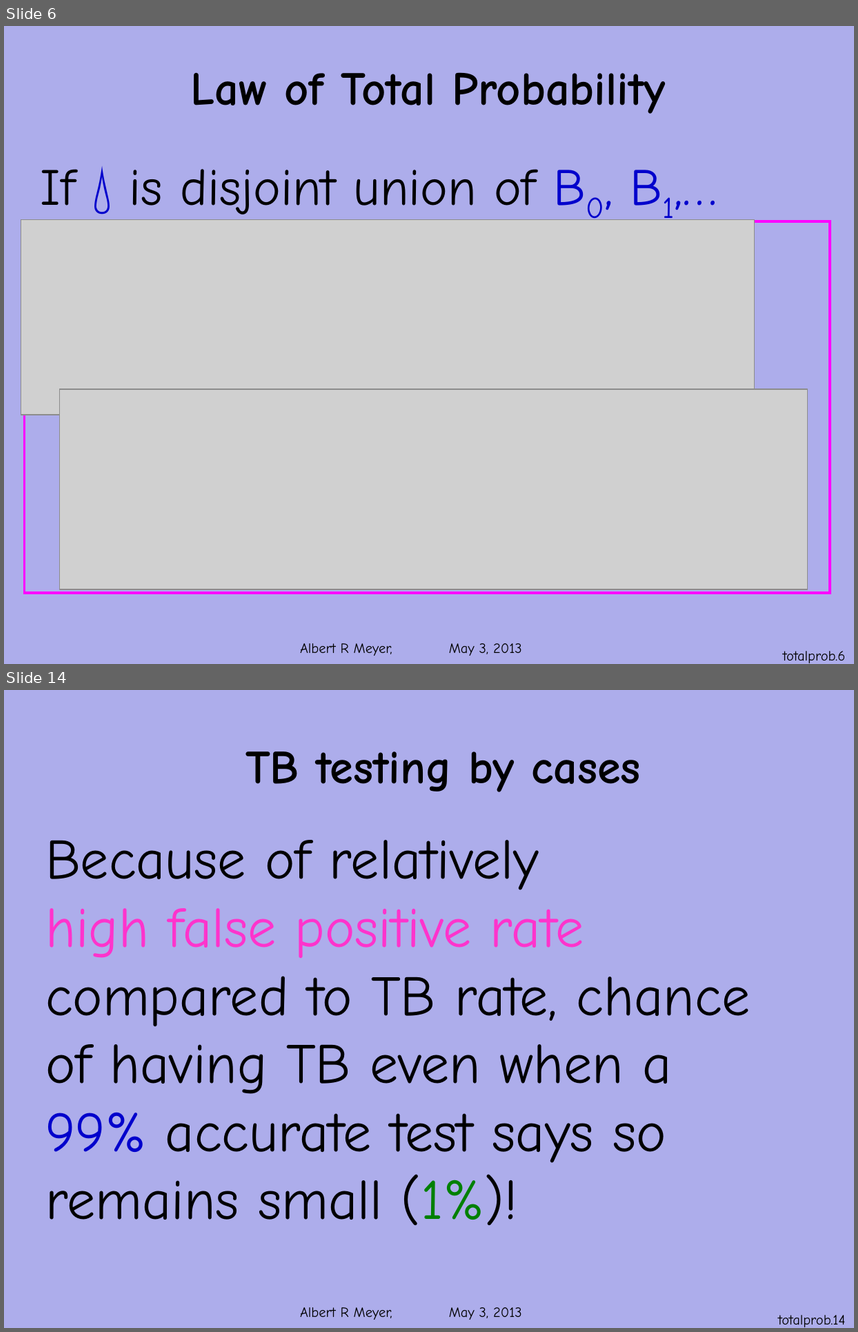
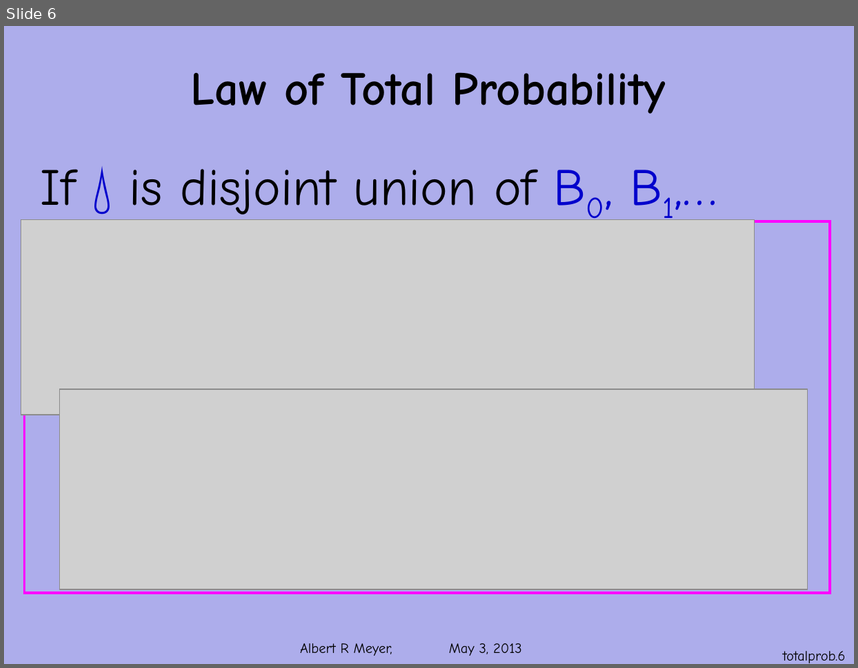
Before and after one commit to armeyer/mcs_web, a slide deck: spring13/slides13/total-probability.pptx. Shown one above the other, each under a label of ours: slides 6 and 14 before the commit, slide 6 after it; the slides between them are not shown. The pictures are 858x1332 and 858x668 pixels, drawn with LibreOffice and Linux fonts; fonts in the diff are those of the drawing; grey boxes stand for pictures; background and template pictures are left out. Boxes give left, top, right and bottom in pixels: in the first picture for what was removed or moved away, otherwise in the second. Text is boxed around its words. In the diff, an @@ line names an element or a change of style, - is before the commit and + after.

Commit message:
add bayes.pptx, corresponding edit to total-probability.pptx

```diff
--- a/spring13/slides13/total-probability.pptx
+++ b/spring13/slides13/total-probability.pptx
@@ slide 14 removed at (4, 690, 854, 1328), background #ADADEB; not listed: 1 template element that a slide beside it also shows @@
@@ text removed at (245, 751, 641, 792) @@
-TB testing by cases
@@ text removed at (45, 840, 751, 1225) @@
-Because of relatively
-high false positive rate
-compared to TB rate, chance
-of having TB even when a
-99% accurate test says so
-remains small (1%)!
@@ page number removed at (778, 1314, 845, 1327) @@
-totalprob.14
```
Also in this commit, not shown: 10 other slides removed, 1 other file.
